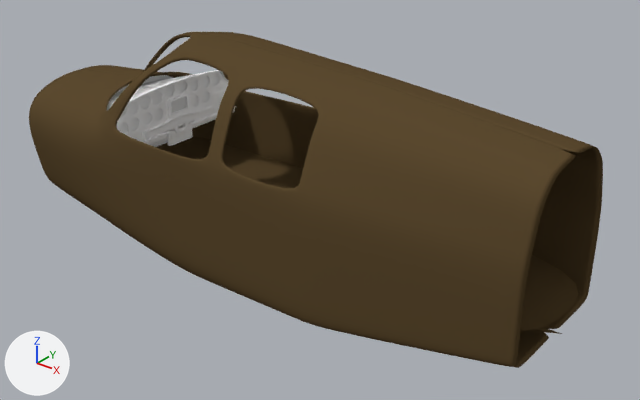
What one commit did to the Blender file Blender/beecha35int.blend.
Rendered twice from a camera (50 mm lens) standing at (6.19, -3.71, 2.21) and looking at (3.16, 0.08, -0.14). Every picture has the same lights, and +X, +Y and +Z are marked at lower left.

The first picture shows 'chromecenter', 'floor', 'interior', 'panel', 'panelbg'.
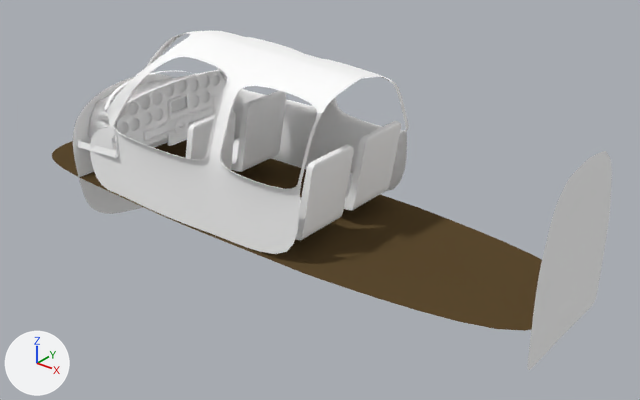
Diff of the bpy script that builds the scene:
```diff
--- a/Blender/beecha35int.blend.py
+++ b/Blender/beecha35int.blend.py
@@ me_circle_014 @@
+me_circle_014.from_pydata(...)  # 95 vertices, 64 faces; spans x -0.77..0.24, y 0.0..0.58, z -0.79..1.0
+me_circle_014.polygons.foreach_set('use_smooth', [True] * 64)
+me_circle_014.materials.append(mat_white_001)  # its picture is missing
@@ me_cube @@
+me_cube.from_pydata(...)  # 112 vertices, 110 faces; spans x -1.0..1.4, y -2.3..-0.3, z -1.0..22.0
+me_cube.polygons.foreach_set('use_smooth', [True] * 110)
+me_cube.materials.append(mat_white_001)  # its picture is missing
@@ me_circle_018 @@
+me_circle_018.from_pydata(...)  # 40 vertices, 28 faces; spans x -0.602..0.378, y 0.0..0.415, z 2.303..2.306
+me_circle_018.materials.append(mat_white)  # its picture is missing
@@ ob_interior @@
 _m = ob_interior.modifiers.new('EdgeSplit', 'EDGE_SPLIT')
 _m.use_edge_angle = False
+ob_interior.hide_set(True)  # its collection is switched off
@@ ob_windowrims @@
+ob_windowrims = bpy.data.objects.new('windowrims', me_circle_014)
+ob_windowrims.location = (2.502, 0.0, 0.0)
+ob_windowrims.rotation_euler = (0.0, 1.571, 0.0)  # degrees (0, 90, 0)
+_m = ob_windowrims.modifiers.new('Mirror', 'MIRROR')
+_m.use_axis = (False, True, False)
+_m = ob_windowrims.modifiers.new('Subsurf', 'SUBSURF')
+_m = ob_windowrims.modifiers.new('EdgeSplit', 'EDGE_SPLIT')
@@ ob_frontseats @@
+ob_frontseats = bpy.data.objects.new('frontseats', me_cube)
+ob_frontseats.location = (2.358, 0.0, -0.105)
+ob_frontseats.scale = (0.183, 0.183, 0.0209)
+_m = ob_frontseats.modifiers.new('EdgeSplit', 'EDGE_SPLIT')
+_m.split_angle = 1.396
+_m = ob_frontseats.modifiers.new('Subsurf', 'SUBSURF')
+_m = ob_frontseats.modifiers.new('Mirror', 'MIRROR')
+_m.use_axis = (False, True, False)
@@ ob_backseats @@
+ob_backseats = bpy.data.objects.new('backseats', me_cube.copy())
+ob_backseats.location = (3.251, 0.0, -0.105)
+ob_backseats.scale = (0.183, 0.183, 0.0209)
+_m = ob_backseats.modifiers.new('EdgeSplit', 'EDGE_SPLIT')
+_m.split_angle = 1.396
+_m = ob_backseats.modifiers.new('Subsurf', 'SUBSURF')
+_m = ob_backseats.modifiers.new('Mirror', 'MIRROR')
+_m.use_axis = (False, True, False)
@@ ob_int_001 @@
+ob_int_001 = bpy.data.objects.new('int.001', me_circle_018)
+ob_int_001.location = (2.502, 0.0, 0.0)
+ob_int_001.rotation_euler = (0.0, 1.571, 0.0)  # degrees (0, 90, 0)
+_m = ob_int_001.modifiers.new('Mirror', 'MIRROR')
+_m.use_axis = (False, True, False)
+_m = ob_int_001.modifiers.new('Subsurf', 'SUBSURF')
+_m = ob_int_001.modifiers.new('EdgeSplit', 'EDGE_SPLIT')
```

Changed parts and their boxes (x1, y1, x2, y2) in the pictures (640 x 400 px):
'interior', hidden (brown)
    before: (29, 32, 603, 368)
'windowrims', added
    after: (90, 31, 409, 254)
'int.001', added
    after: (527, 151, 612, 370)
'backseats', added
    after: (295, 121, 402, 241)
'frontseats', added
    after: (185, 91, 286, 172)
'floor', unchanged, uncovered by the edit
    before: (156, 135, 579, 331)
    after: (52, 140, 542, 331)
'firewall', unchanged, uncovered by the edit
    before: (118, 75, 173, 147)
    after: (73, 74, 173, 214)
